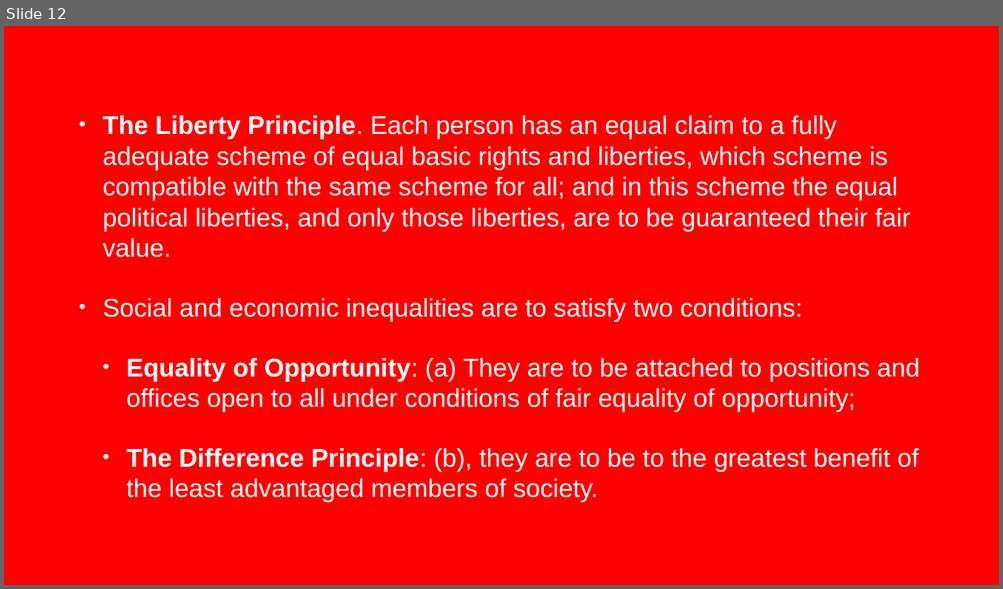
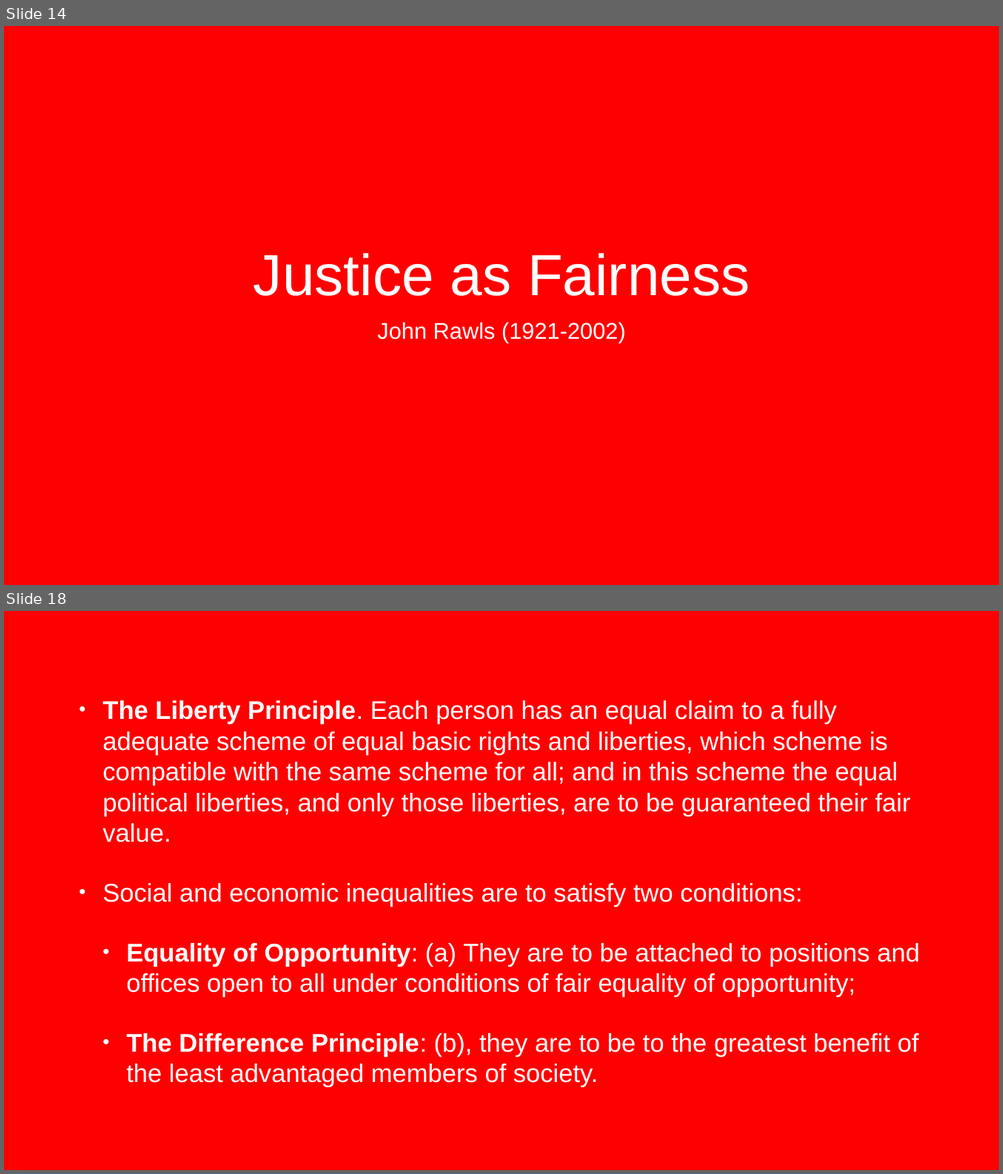
Before and after one commit to scoconno/scoconno.github.io, a slide deck: ethics/rawls/presentation.pptx. Shown one above the other, each under a label of ours: slide 12 before the commit, slides 14 and 18 after it; the slides between them are not shown. The pictures are 1003x589 and 1003x1174 pixels, drawn with LibreOffice and Linux fonts; fonts in the diff are those of the drawing; background and template pictures are left out. Boxes give left, top, right and bottom in pixels: in the first picture for what was removed or moved away, otherwise in the second. Text is boxed around its words. In the diff, an @@ line names an element or a change of style, - is before the commit and + after.

```diff
--- a/ethics/rawls/presentation.pptx
+++ b/ethics/rawls/presentation.pptx
@@ slide 14 added at <box>4,26,999,585</box>, background picture (left out) @@
@@ title added at <box>253,253,750,296</box>, 112 pt, text #FFFFFF @@
+Justice as Fairness
@@ subtitle added at <box>377,322,626,343</box>, 44 pt, text #FFFFFF @@
+John Rawls (1921-2002)
@@ what was slide 12 is now slide 18 @@
```
Also in this commit, not shown: 8 other slides added, 7 other files.
